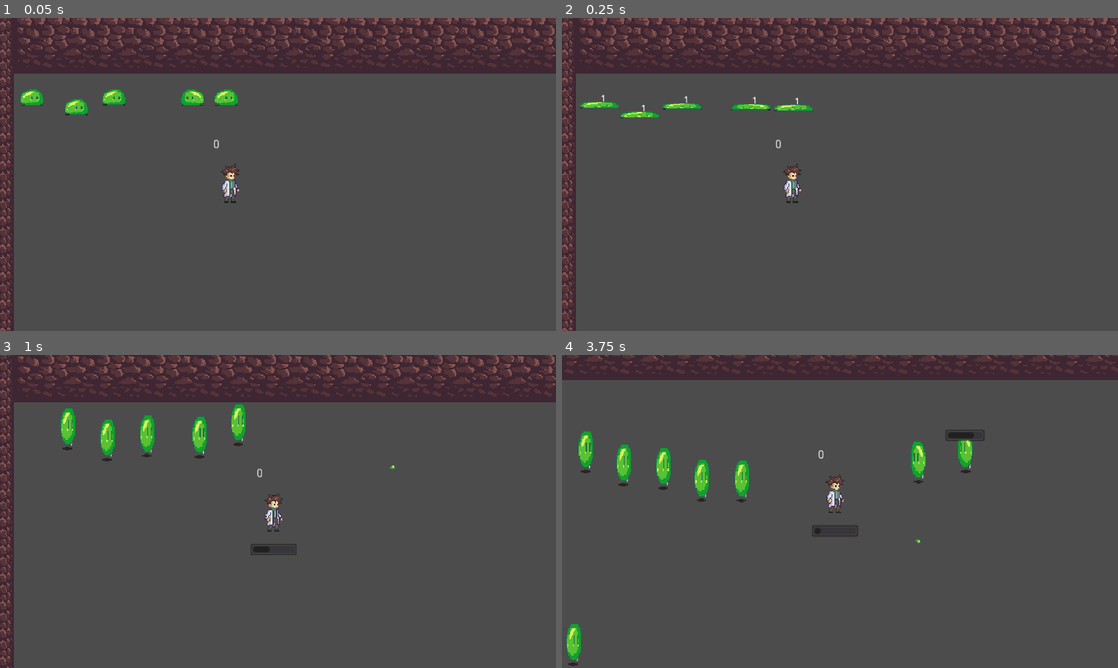
Above: before the commit, frames 1-4 (two rows, left to right).
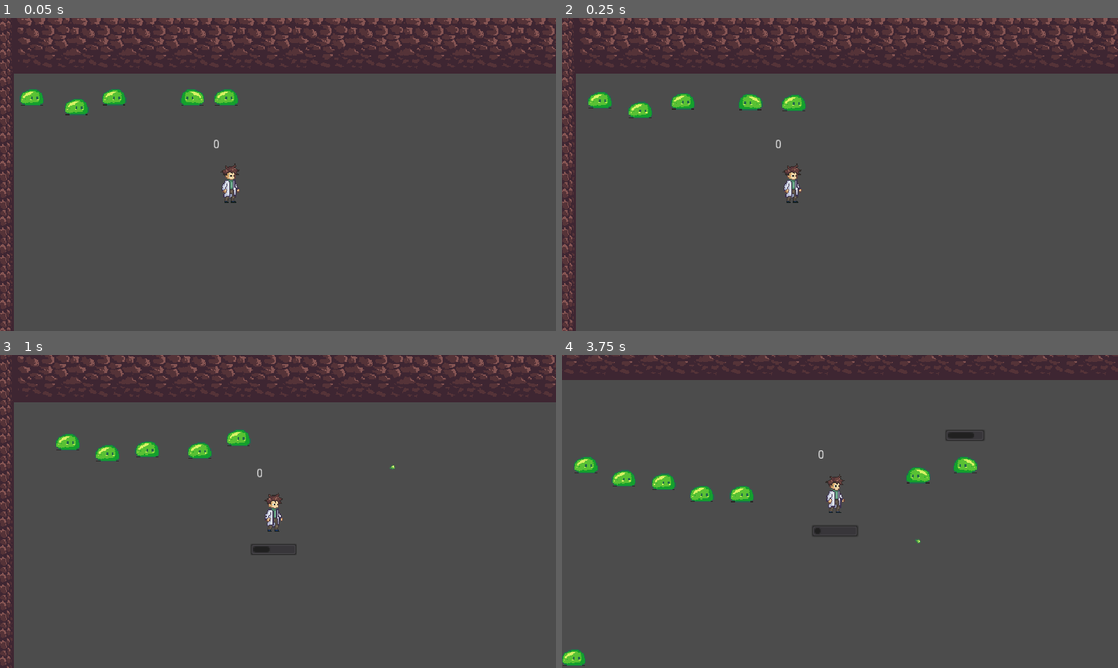
Above: after the commit, the same moments.

Repository: diegoteran/LudumDare52
Game: Godot game, scene res://world/world.tscn
The game is run twice, just before and just after one commit, with the same random seed, the same clock (stepped at 60 frames per second) and the same inputs. This scene is started directly instead of the project's main scene. The engine's default icon, where the game draws it, is replaced by a stand-in: a white triangle on a blue panel in a dark square.
Inputs (mouse positions are in pixels of both pictures, inside the frame that each line leads up to):
- Up to frame 1 (0.05 s): no input
- Up to frame 2 (0.25 s): no input
- Up to frame 3 (1 s): move the mouse to (400, 495) at 0.52 s; press the mouse at (400, 495) at 0.53 s; hold D (move_right) from 0.53 s (still down)
- Up to frame 4 (3.75 s): move the mouse to (728, 527) at 1.27 s; release D (move_right) at 1.28 s; release the mouse at (728, 527) at 1.28 s; hold S (move_down) 1.28-2.03 s; click (728, 527) at 1.35 s; move the mouse to (895, 442) at 2.02 s; press the mouse at (895, 442) at 2.03 s; hold D (move_right) 2.03-2.78 s; move the mouse to (812, 574) at 2.77 s; release the mouse at (812, 574) at 2.78 s; hold W (move_up) 2.78-3.53 s; click (812, 574) at 2.85 s; move the mouse to (1006, 558) at 3.52 s; press the mouse at (1006, 558) at 3.53 s; hold A (move_left) from 3.53 s (still down)

Frame 1 is identical in both runs. In frame 2, 1.0% of the frame differs, in the area x 3-46%, y 23-32%; in frame 3, 2.0%; in frame 4, 3.2%, in the area x 0-75%, y 24-100%.

Commit message:
Add pickups

Diff:
--- a/New folder/Menus/RunOverScreen.gd
+++ b/New folder/Menus/RunOverScreen.gd
@@ -14,6 +14,5 @@
 	time_count.text = str(LevelManager.total_time)
 
 
-
 func _on_Button_pressed():
 	Globals.change_to_research()
--- a/New folder/Menus/RunOverScreen.tscn
+++ b/New folder/Menus/RunOverScreen.tscn
@@ -5,6 +5,7 @@
 [ext_resource path="res://TitleTheme.tres" type="Theme" id=3]
 
 [node name="Control" type="Control"]
+pause_mode = 2
 anchor_right = 1.0
 anchor_bottom = 1.0
 script = ExtResource( 2 )
--- a/New folder/enemies/Enemy.gd
+++ b/New folder/enemies/Enemy.gd
@@ -7,6 +7,7 @@
 export var MAX_HP = 5
 export var DISTANCE_FROM_PLAYER = 100
 export var ATTACK_RATE = 3
+export var DROP_CHANCE = 0.3
 var hp = MAX_HP setget set_hp
 
 enum {
@@ -16,6 +17,8 @@
 	ATTACK,
 	DEAD
 }
+
+export var drop = preload("res://pickups/pickup.tscn")
 
 onready var sprite = $Sprite
 onready var hurtBox = $HurtBox
@@ -79,6 +82,10 @@
 
 func on_death():
 	LevelManager.enemyDied()
+	if rand_range(0,1) < DROP_CHANCE:
+		var drop_inst = drop.instance()
+		Globals.level_root().call_deferred("add_child", drop_inst)
+		drop_inst.global_position = global_position
 	queue_free()
 
 func _on_HurtBox_area_entered(area):
--- a/New folder/enemies/enemy_slime.tscn
+++ b/New folder/enemies/enemy_slime.tscn
@@ -1,42 +1,11 @@
-[gd_scene load_steps=5 format=2]
+[gd_scene load_steps=4 format=2]
 
 [ext_resource path="res://enemies/Enemy.tscn" type="PackedScene" id=1]
 [ext_resource path="res://assets/art/Art/enemies/Animations/Slime_animation.png" type="Texture" id=2]
-
-[sub_resource type="Animation" id=1]
-resource_name = "Move"
-length = 0.666667
-loop = true
-step = 0.0625
-tracks/0/type = "value"
-tracks/0/path = NodePath("Sprite:frame")
-tracks/0/interp = 1
-tracks/0/loop_wrap = true
-tracks/0/imported = false
-tracks/0/enabled = true
-tracks/0/keys = {
-"times": PoolRealArray( 0, 0.0833333, 0.166667, 0.25, 0.333333, 0.416667, 0.5, 0.583333 ),
-"transitions": PoolRealArray( 1, 1, 1, 1, 1, 1, 1, 1 ),
-"update": 1,
-"values": [ 0, 1, 2, 3, 4, 5, 6, 7 ]
-}
-
-[sub_resource type="Animation" id=2]
-length = 0.001
-tracks/0/type = "value"
-tracks/0/path = NodePath("Sprite:frame")
-tracks/0/interp = 1
-tracks/0/loop_wrap = true
-tracks/0/imported = false
-tracks/0/enabled = true
-tracks/0/keys = {
-"times": PoolRealArray( 0 ),
-"transitions": PoolRealArray( 1 ),
-"update": 0,
-"values": [ 0 ]
-}
+[ext_resource path="res://pickups/slimeSkinDrop.tscn" type="PackedScene" id=3]
 
 [node name="Enemy" instance=ExtResource( 1 )]
+drop = ExtResource( 3 )
 
 [node name="Sprite" parent="." index="1"]
 self_modulate = Color( 1, 1, 1, 1 )
@@ -56,10 +25,5 @@
 [node name="CollisionShape2D" parent="SoftCollision" index="0"]
 position = Vector2( 0, 9 )
 
-[node name="AnimationPlayer" parent="." index="7"]
-autoplay = "Move"
-anims/Move = SubResource( 1 )
-anims/RESET = SubResource( 2 )
-
 [editable path="HitBox"]
 [editable path="SoftCollision"]
--- a/New folder/globals/levelManager.gd
+++ b/New folder/globals/levelManager.gd
@@ -8,22 +8,36 @@
 var level_num = 0
 var max_levels = 5
 
+var pickup_count = 0
+var room_cleared = false
+
 var total_killed = 0
 var total_time = 0
 
 func _process(delta):
 	if Globals.paused:
 		return
-	total_time += delta
+	if !room_cleared:
+		total_time += delta
+	if room_cleared and pickup_count <= 0:
+		if level_num > max_levels:
+			Globals.change_to_run_end()
+			Globals.paused = true
+		else:
+			open_upgrade_menu_with_upgrades(0,1)
 
 func startNewRun():
 	ResearchManager.apply_upgrades()
 	total_killed = 0
 	total_time = 0
 	level_num = 0
+	Globals.paused = false
 	startLevel()
 
 func startLevel():
+	room_cleared = false
+	pickup_count = 0
+
 	var numEnemies = rand_range(5,10)
 	spawnEnemies(numEnemies)
 
@@ -50,10 +64,7 @@
 	enemiesAlive -= 1
 	if enemiesAlive <= 0:
 		print("all enemies dead")
-		if level_num > max_levels:
-			Globals.change_to_run_end()
-		else:
-			open_upgrade_menu_with_upgrades(0,1)
+		room_cleared = true
 
 func open_upgrade_menu_with_upgrades(upgrade1, upgrade2):
 	Globals.paused = true
--- /dev/null
+++ b/New folder/pickups/pickup.gd
@@ -0,0 +1,22 @@
+extends RigidBody2D
+
+var PICKUP_SPEED = 500
+
+# Called when the node enters the scene tree for the first time.
+func _ready():
+	LevelManager.pickup_count += 1
+	pass # Replace with function body.
+
+func _physics_process(delta):
+	if LevelManager.room_cleared:
+		linear_velocity = (Globals.get_player().global_position - global_position).normalized() * PICKUP_SPEED
+
+func _on_Area2D_area_entered(area):
+	collect()
+	LevelManager.pickup_count -= 1
+	queue_free()
+	pass # Replace with function body.
+
+func collect():
+	print("Been picked up")
+	pass
--- /dev/null
+++ b/New folder/pickups/pickup.tscn
@@ -0,0 +1,30 @@
+[gd_scene load_steps=5 format=2]
+
+[ext_resource path="res://assets/art/programmerArt/pickMePlz.png" type="Texture" id=1]
+[ext_resource path="res://pickups/pickup.gd" type="Script" id=2]
+
+[sub_resource type="CircleShape2D" id=1]
+radius = 30.0
+
+[sub_resource type="CircleShape2D" id=2]
+
+[node name="pickup" type="RigidBody2D"]
+gravity_scale = 0.0
+script = ExtResource( 2 )
+
+[node name="Sprite" type="Sprite" parent="."]
+z_index = -2
+texture = ExtResource( 1 )
+
+[node name="Area2D" type="Area2D" parent="."]
+collision_layer = 0
+collision_mask = 2
+
+[node name="CollisionShape2D" type="CollisionShape2D" parent="Area2D"]
+shape = SubResource( 1 )
+
+[node name="CollisionShape2D" type="CollisionShape2D" parent="."]
+shape = SubResource( 2 )
+disabled = true
+
+[connection signal="area_entered" from="Area2D" to="." method="_on_Area2D_area_entered"]
--- /dev/null
+++ b/New folder/pickups/slimeSkinDrop.gd
@@ -0,0 +1,5 @@
+extends "res://pickups/pickup.gd"
+
+func collect():
+	ResearchManager.slime_skin += 1
+	pass
--- /dev/null
+++ b/New folder/pickups/slimeSkinDrop.tscn
@@ -0,0 +1,7 @@
+[gd_scene load_steps=3 format=2]
+
+[ext_resource path="res://pickups/pickup.tscn" type="PackedScene" id=1]
+[ext_resource path="res://pickups/slimeSkinDrop.gd" type="Script" id=2]
+
+[node name="pickup" instance=ExtResource( 1 )]
+script = ExtResource( 2 )
--- a/New folder/player/Player.tscn
+++ b/New folder/player/Player.tscn
@@ -11,6 +11,9 @@
 
 [sub_resource type="CapsuleShape2D" id=2]
 radius = 7.0
+
+[sub_resource type="CapsuleShape2D" id=3]
+radius = 15.0
 
 [node name="Player" type="KinematicBody2D"]
 script = ExtResource( 2 )
@@ -37,6 +40,13 @@
 [node name="CollisionShape2D" parent="HurtBox" index="0"]
 shape = SubResource( 2 )
 
+[node name="PickupBox" type="Area2D" parent="."]
+collision_layer = 2
+collision_mask = 0
+
+[node name="CollisionShape2D" type="CollisionShape2D" parent="PickupBox"]
+shape = SubResource( 3 )
+
 [connection signal="area_entered" from="HurtBox" to="." method="_on_HurtBox_area_entered"]
 
 [editable path="HurtBox"]
Binary file added: New folder/assets/art/programmerArt/pickMePlz.png
Not shown, added: New folder/assets/art/programmerArt/pickMePlz.png.import
Not shown: 1 places in New folder/player/Player.tscn that only renumber resources
